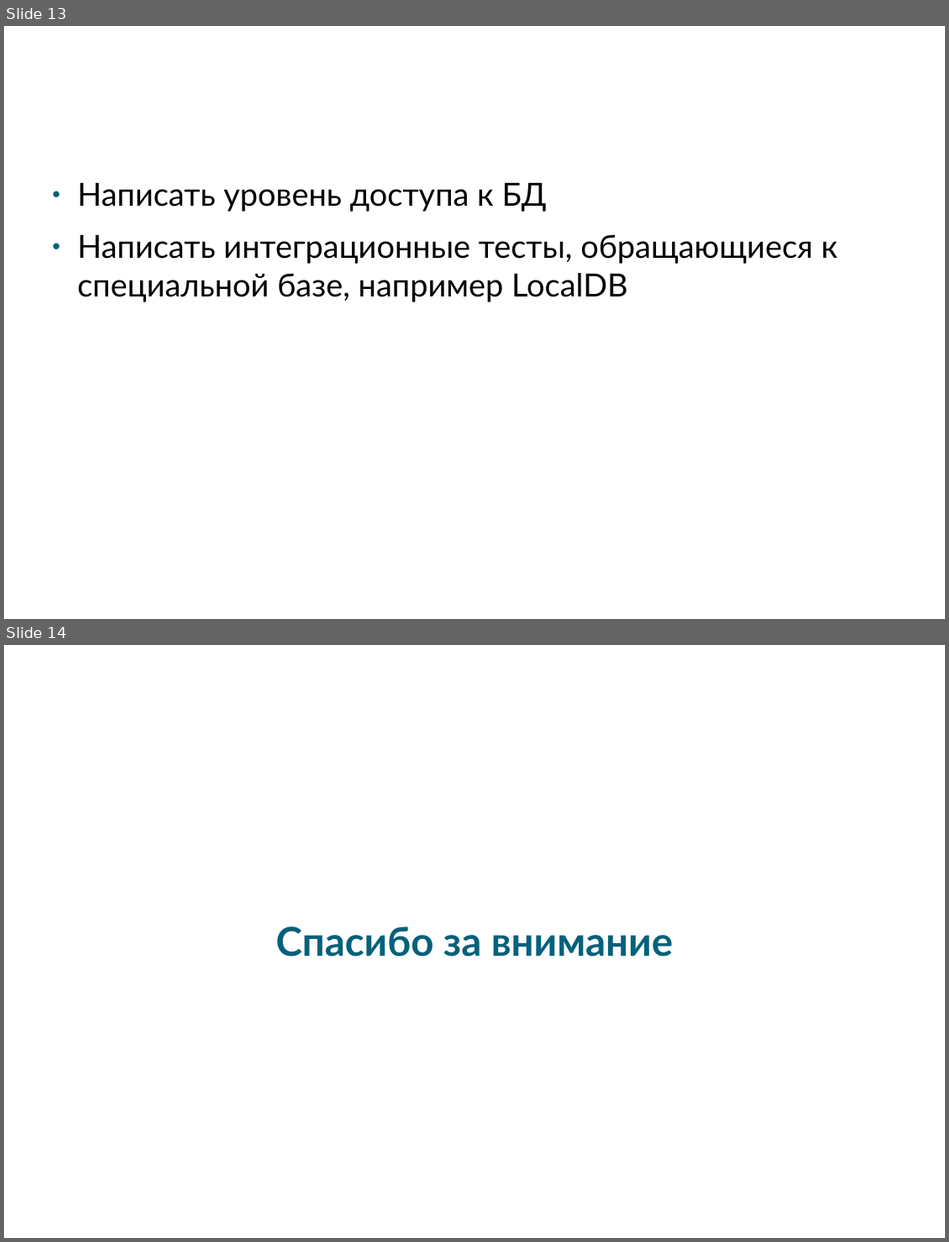
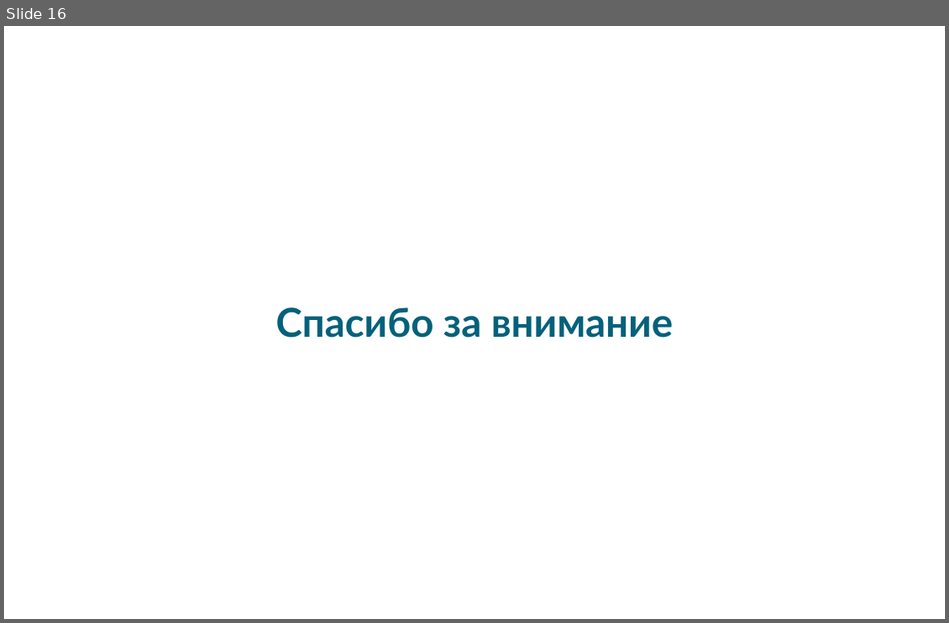
Before and after one commit to klimenkoAnna/DeveloperInstrumentalTools, a slide deck: docs/ETU DIT #3.pptx. Shown one above the other, each under a label of ours: slides 13 and 14 before the commit, slide 16 after it. The pictures are 949x1242 and 949x623 pixels, drawn with LibreOffice and Linux fonts; fonts in the diff are those of the drawing; background and template pictures are left out. Boxes give left, top, right and bottom in pixels: in the first picture for what was removed or moved away, otherwise in the second. Text is boxed around its words. In the diff, an @@ line names an element or a change of style, - is before the commit and + after.

```diff
--- a/docs/ETU DIT #3.pptx
+++ b/docs/ETU DIT #3.pptx
@@ slide 13 removed at [4, 26, 945, 619], background picture (left out) @@
@@ text removed at [51, 35, 899, 134] @@
-Домашнее задание
@@ text removed at [77, 182, 838, 302] @@
-● Написать уровень доступа к БД
-● Написать интеграционные тесты, обращающиеся к специальной базе, например LocalDB
@@ what was slide 14 is now slide 16 @@
```
Also in this commit, not shown: 5 slides changed, 4 slides added, 1 other slide removed.
